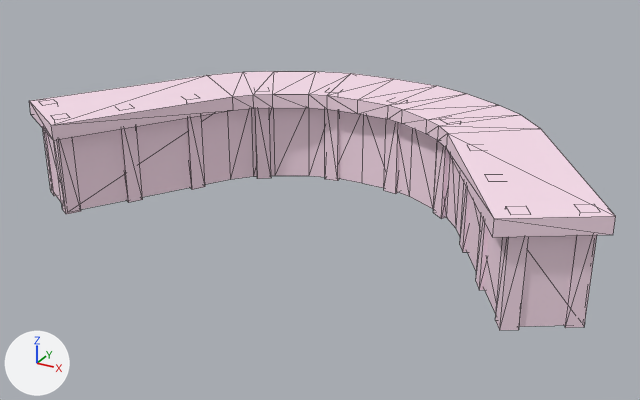
Two versions of the glTF model Art Assets/3D/SM_Table.glb, one commit apart.
Rendered twice from a 50 mm lens placed at (2.9, -5.39, 2.73), pointed at (-0.01, -0.1, 0.09). The lights are fixed; the arrows at lower left show +X, +Y and +Z. The picture after the commit comes second. Mesh edges are drawn as thin lines. Vertices at exactly the same position are counted once.

Names of what the first picture shows: 'Desk'.
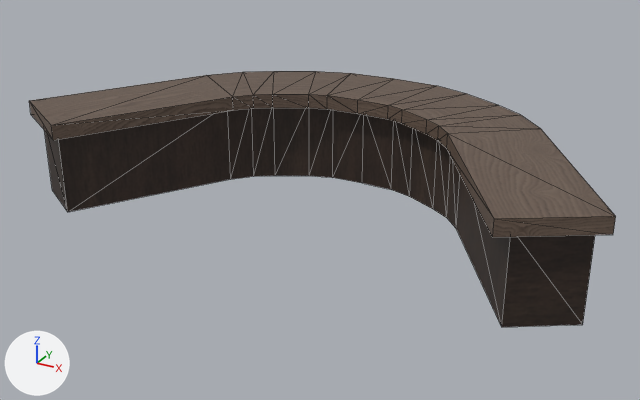
The newer file is also rescaled (x0.09) as a whole; pictures and numbers use the older file's frame.

The change, as a list of edits to the scene's bpy script:
```text
Add img_material_001_base_color:
    img_material_001_base_color = load_image('Material.001_Base_color', '_unpacked/Material.001_Base_color', 2048, 2048, 'sRGB')
Add mat_woods:
    mat_woods = principled_material('woods')
    mat_woods.texture = img_material_001_base_color
Change me_cube_002:
    used by ob_desk; location = (0.0, 0.0, 0.0)
    remove me_cube_002.from_pydata(...)  # 200 vertices, 256 faces; spans x -2.19..2.19, y -1.1..1.15, z -0.04..0.7
    add me_cube_002.from_pydata(...)  # 104 vertices, 176 faces; spans x -2.19..2.19, y -1.1..1.15, z -0.02..0.7
    me_cube_002 part 1: 12 loose pieces with 96 vertices, spanning x -2.1..2.1, y -1.0..0.67, z -0.04..0.7, are deleted
    me_cube_002 part 2: 176 faces spanning x -2.19..2.19, y -1.1..1.15, z -0.02..0.7 switch from mat_material_001 (pale pink #ffe2f2) to mat_woods (picture img_material_001_base_color)
```

Where the change shows, as pixel boxes (x1, y1, x2, y2) in the pictures (640 x 400 px):
'Desk', reshaped
    before: (29, 71, 616, 330)
    after: (29, 71, 616, 327)
part 1 of me_cube_002, deleted
    before: (43, 108, 597, 330)
part 2 of me_cube_002, recoloured (darker)
    both: (29, 71, 616, 327)
